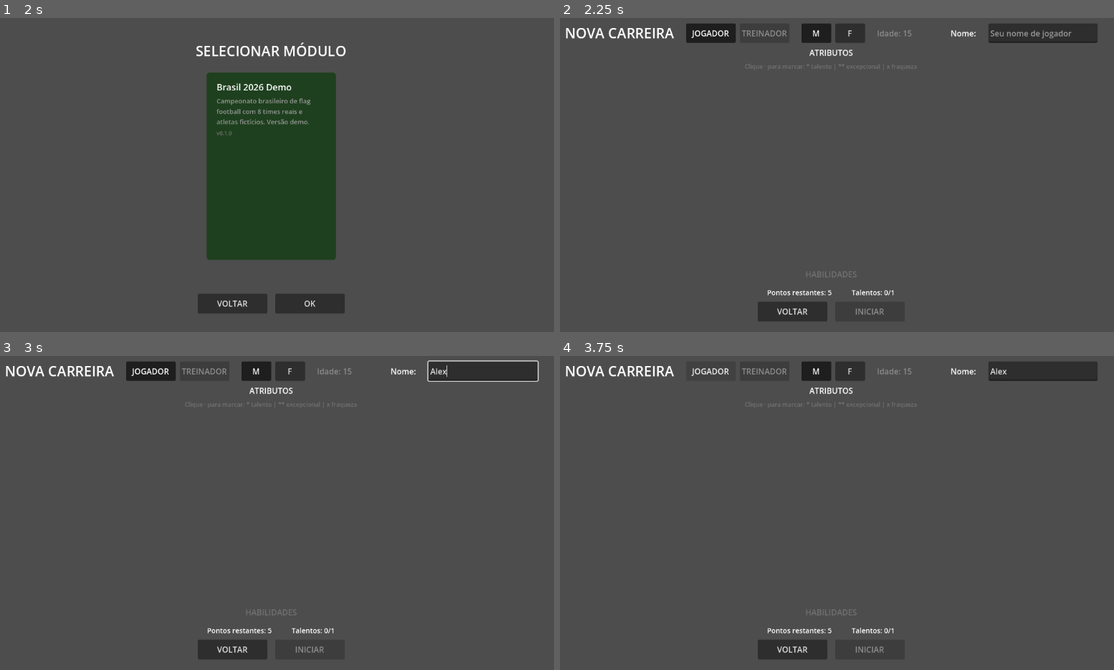
Above: before the commit, frames 1-4 (two rows, left to right).
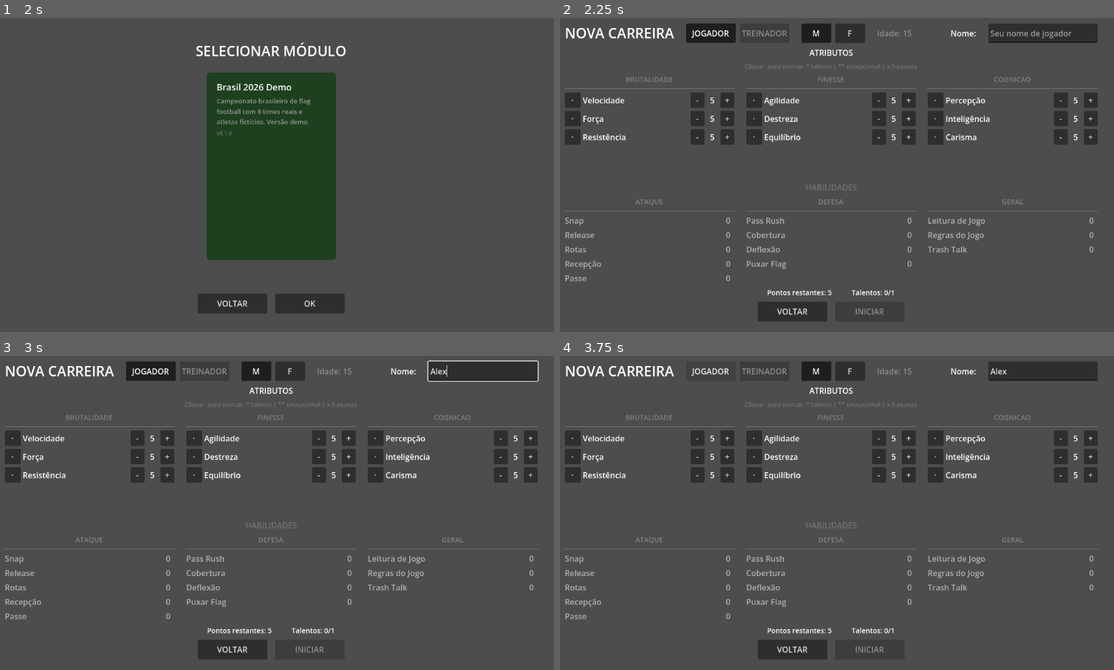
Above: after the commit, the same moments.

Repository: Slaxis/FlagFootballManager
Game: Godot game, scene res://engine/game/game.tscn
The game is run twice, just before and just after one commit, with the same random seed, the same clock (stepped at 60 frames per second) and the same inputs.
Inputs (mouse positions are in pixels of both pictures, inside the frame that each line leads up to):
- Up to frame 1 (2 s): click "INICIAR" at 0.5 s; click (271, 165) at 1.25 s
- Up to frame 2 (2.25 s): click "OK" at 2 s
- Up to frame 3 (3 s): click (481, 371) at 2.77 s; type "Alex" at 2.85 s
- Up to frame 4 (3.75 s): click "JOGADOR" at 3.5 s

Frame 1 is identical in both runs. In frame 2, 5.6% of the frame differs, in the area x 0-98%, y 18-84%; in frame 3, 5.6%; in frame 4, 5.6%.
Error before the commit: Invalid call 'String' constructor: offense (res://game/defs/skill.gd:31)

Commit message:
fix: stat/skill Defs preserve label as dict for i18n resolution
String() was called on label which is now a dict. Keep raw value
so I18n.text() can resolve it downstream.

Co-Authored-By: Claude Opus 4.6 (1M context) <noreply@anthropic.com>

Diff:
--- a/game/defs/skill.gd
+++ b/game/defs/skill.gd
@@ -30,7 +30,7 @@
 				_skill_index[s_id] = s
 		groups.append({
 			"id": String(group.get("id", "")).strip_edges().to_lower(),
-			"label": String(group.get("label", "")),
+			"label": group.get("label", ""),
 			"stats": skills,
 		})
 
--- a/game/defs/stat.gd
+++ b/game/defs/stat.gd
@@ -34,7 +34,7 @@
 				_base_index[s_id] = base
 		groups.append({
 			"id": String(group.get("id", "")).strip_edges().to_lower(),
-			"label": String(group.get("label", "")),
+			"label": group.get("label", ""),
 			"base": base,
 			"stats": stats,
 		})
